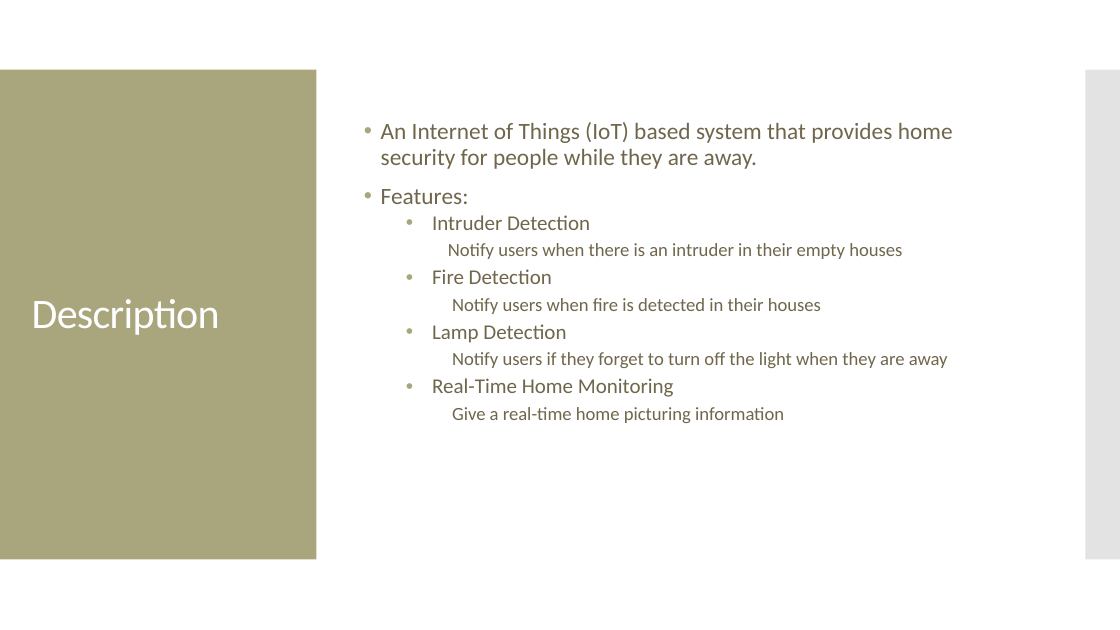
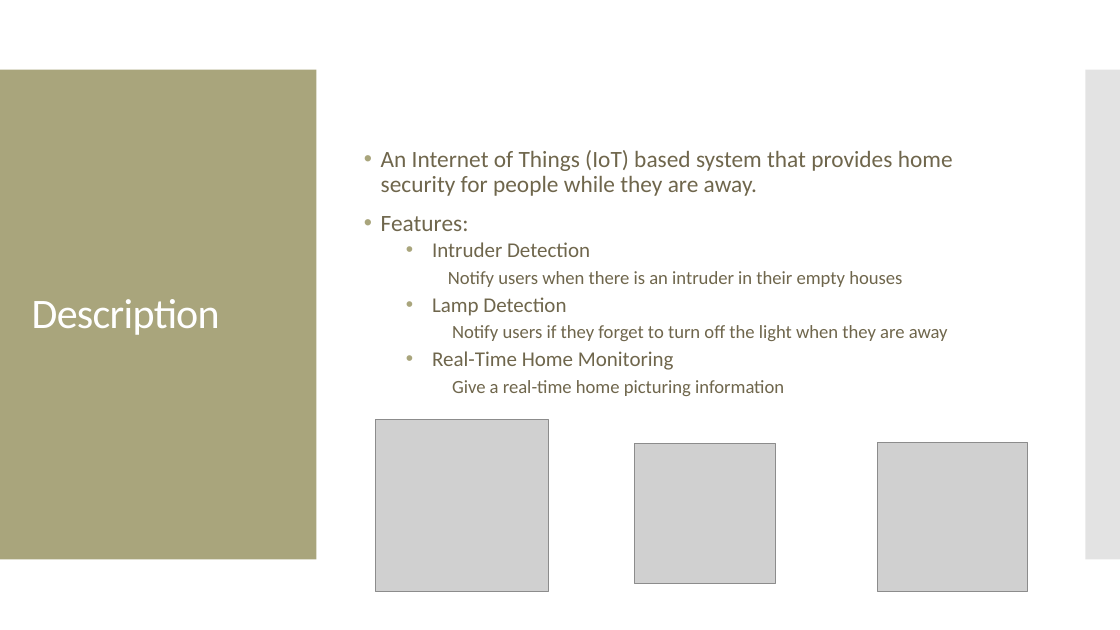
Before and after one commit to ricovalentino94/IoTProject, a slide deck: slide 2 of TeamProjectPPT.pptx. Drawn at 1120x630 pixels with LibreOffice and Linux fonts; fonts in the diff are those of the drawing; grey boxes stand for pictures. Boxes give left, top, right and bottom in pixels: in the first picture for what was removed or moved away, otherwise in the second. Text is boxed around its words. In the diff, an @@ line names an element or a change of style, - is before the commit and + after.

```diff
--- a/TeamProjectPPT.pptx
+++ b/TeamProjectPPT.pptx
@@ text at (x1=432, y1=269, x2=821, y2=314): paragraphs removed @@
-  • Fire Detection
-    Notify users when fire is detected in their houses
@@ picture added at (x1=376, y1=419, x2=548, y2=592) @@
@@ picture added at (x1=635, y1=444, x2=776, y2=584) @@
@@ picture added at (x1=878, y1=442, x2=1028, y2=592) @@
```
Also in this commit, not shown: 2 other slides changed, 3 slides added, 1 slide removed, 5 other files.
